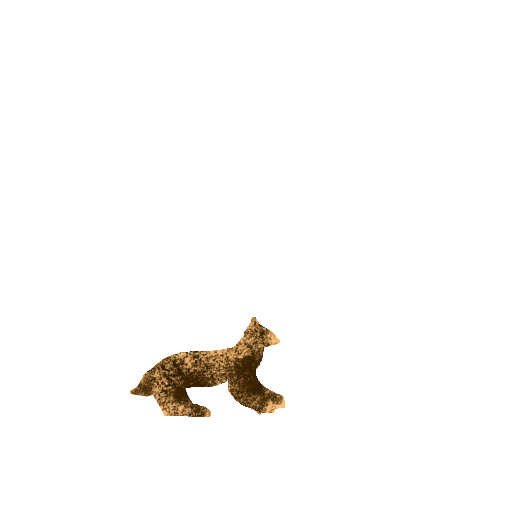
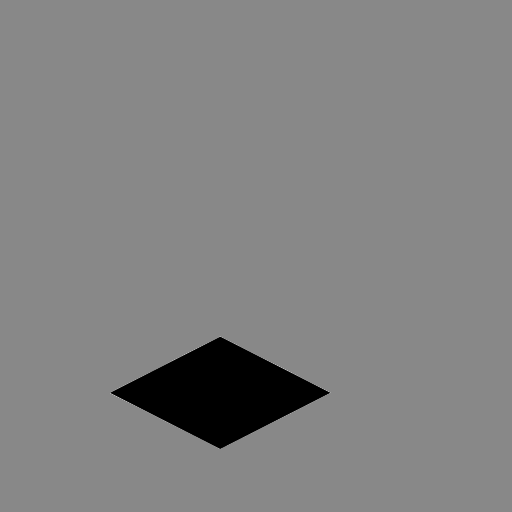
Layers edited between the first and the second (512, 512) image:
added layer "Обычный слой 4" above "Обычный слой 3" over [64, 320, 384, 512]
hid "Обычный слой 3", painted on it over [64, 192, 384, 512]
